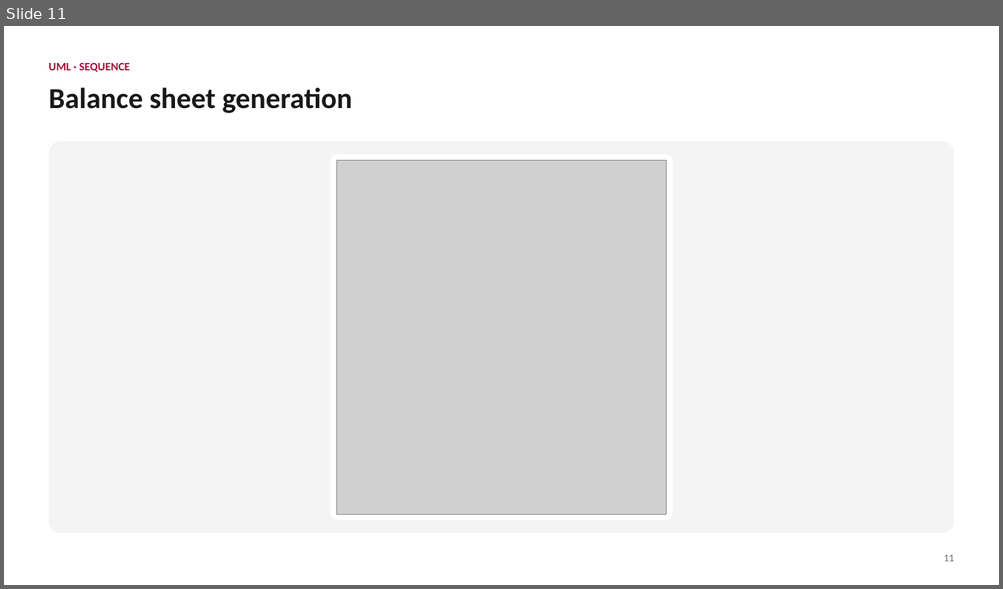
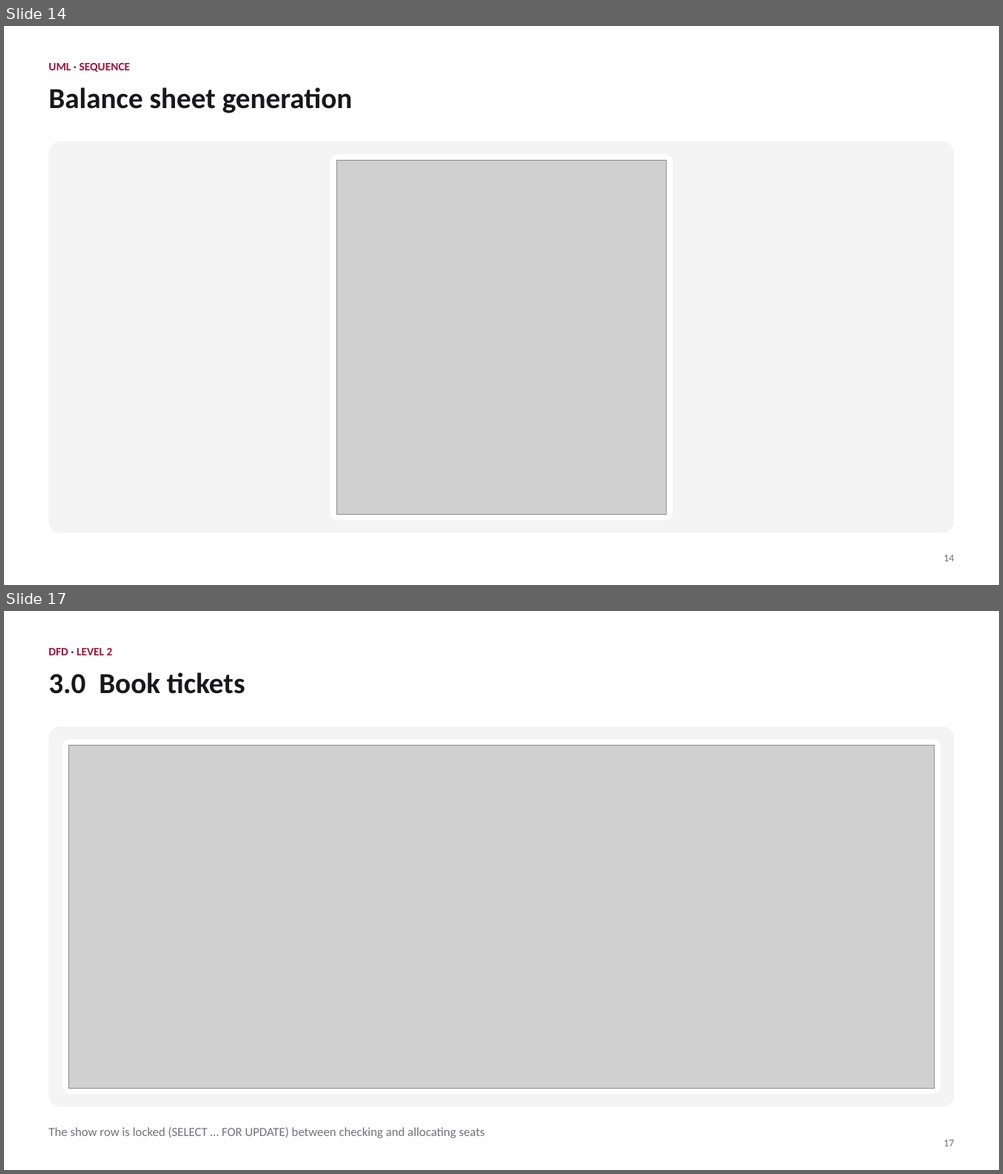
Before and after one commit to AbbasReads/SWE, a slide deck: SAMS.pptx. Shown one above the other, each under a label of ours: slide 11 before the commit, slides 14 and 17 after it; the slides between them are not shown. The pictures are 1003x589 and 1003x1174 pixels, drawn with LibreOffice and Linux fonts; fonts in the diff are those of the drawing; grey boxes stand for pictures. Boxes give left, top, right and bottom in pixels: in the first picture for what was removed or moved away, otherwise in the second. Text is boxed around its words. In the diff, an @@ line names an element or a change of style, - is before the commit and + after.

```diff
--- a/SAMS.pptx
+++ b/SAMS.pptx
@@ slide 17 added at (4,611,999,1170), background #FFFFFF @@
@@ text added at (48,648,113,655), 11 pt, text #9F1239, bold @@
+DFD · LEVEL 2
@@ text added at (48,672,245,694), 28 pt, text #18181B, bold @@
+3.0 Book tickets
@@ rounded rectangle added at (48,726,954,1107), fill #F4F4F5 @@
@@ rounded rectangle added at (62,739,939,1094), fill #FFFFFF @@
@@ picture added at (68,745,933,1088) @@
@@ text added at (48,1128,485,1139), 12 pt, text #71717A @@
+The show row is locked (SELECT … FOR UPDATE) between checking and allocating seats
@@ text added at (943,1140,953,1147), 10 pt, text #71717A @@
+17
@@ what was slide 11 is now slide 14 @@
@@ slide 14 changed as well @@
@@ text at (943,555,953,562): text changed @@
-11
+14
```
Also in this commit, not shown: 15 other slides changed, 11 other slides added, 1 slide removed, 11 other files.
